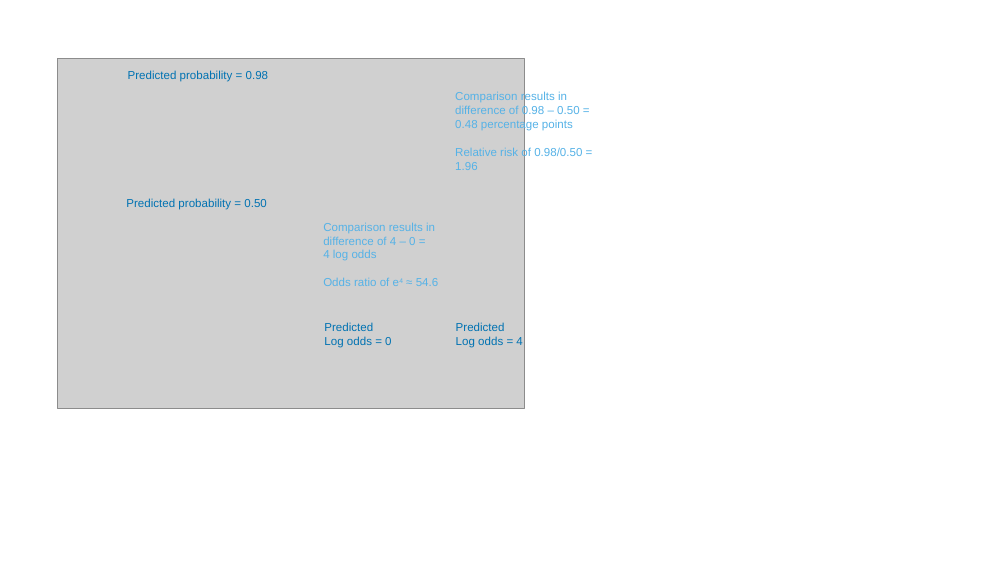
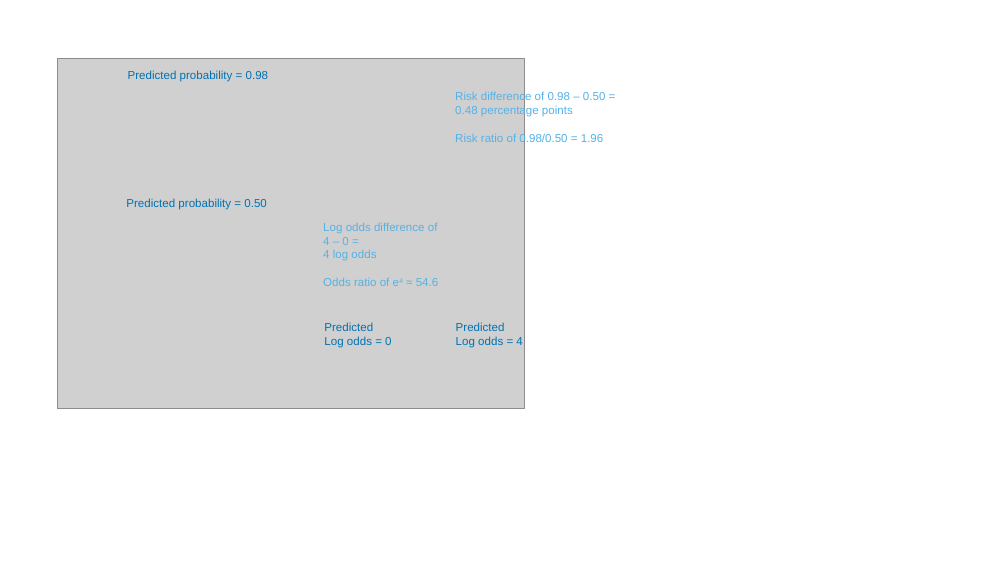
Before and after one commit to j-rohrer/marginal-psych, a slide deck: slide 1 of plots/logit_scale.pptx. Drawn at 1008x567 pixels with LibreOffice and Linux fonts; fonts in the diff are those of the drawing; grey boxes stand for pictures. Boxes give left, top, right and bottom in pixels: in the first picture for what was removed or moved away, otherwise in the second. Text is boxed around its words. In the diff, an @@ line names an element or a change of style, - is before the commit and + after.

```diff
--- a/plots/logit_scale.pptx
+++ b/plots/logit_scale.pptx
@@ text at [455,92,605,145]: text changed @@
-Comparison results in difference of 0.98 – 0.50 = 0.48 percentage points
-Relative risk of 0.98/0.50 = 1.96
+Risk difference of 0.98 – 0.50 = 0.48 percentage points
+Risk ratio of 0.98/0.50 = 1.96
@@ text at [323,222,438,245]: text changed @@
-Comparison results in difference of 4 – 0 =
+Log odds difference of 4 – 0 =
```
Also in this commit, not shown: 2 other files.
